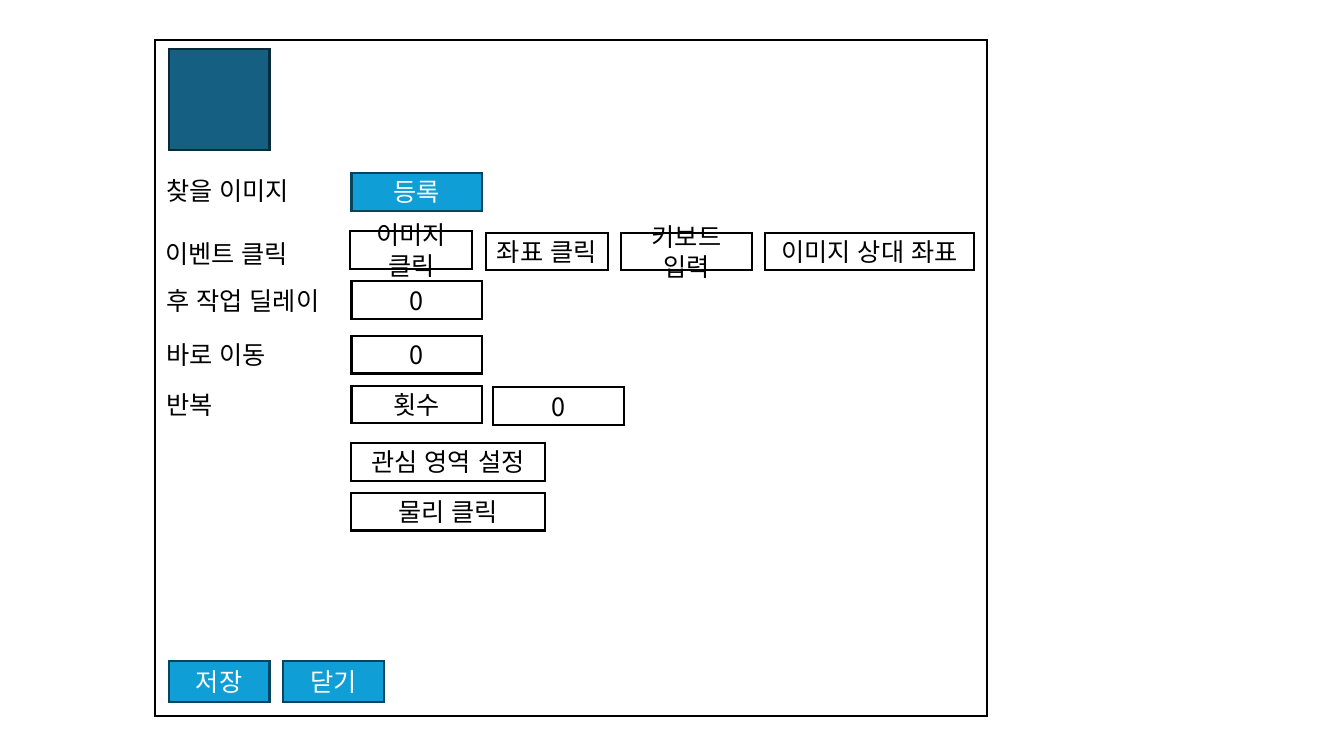
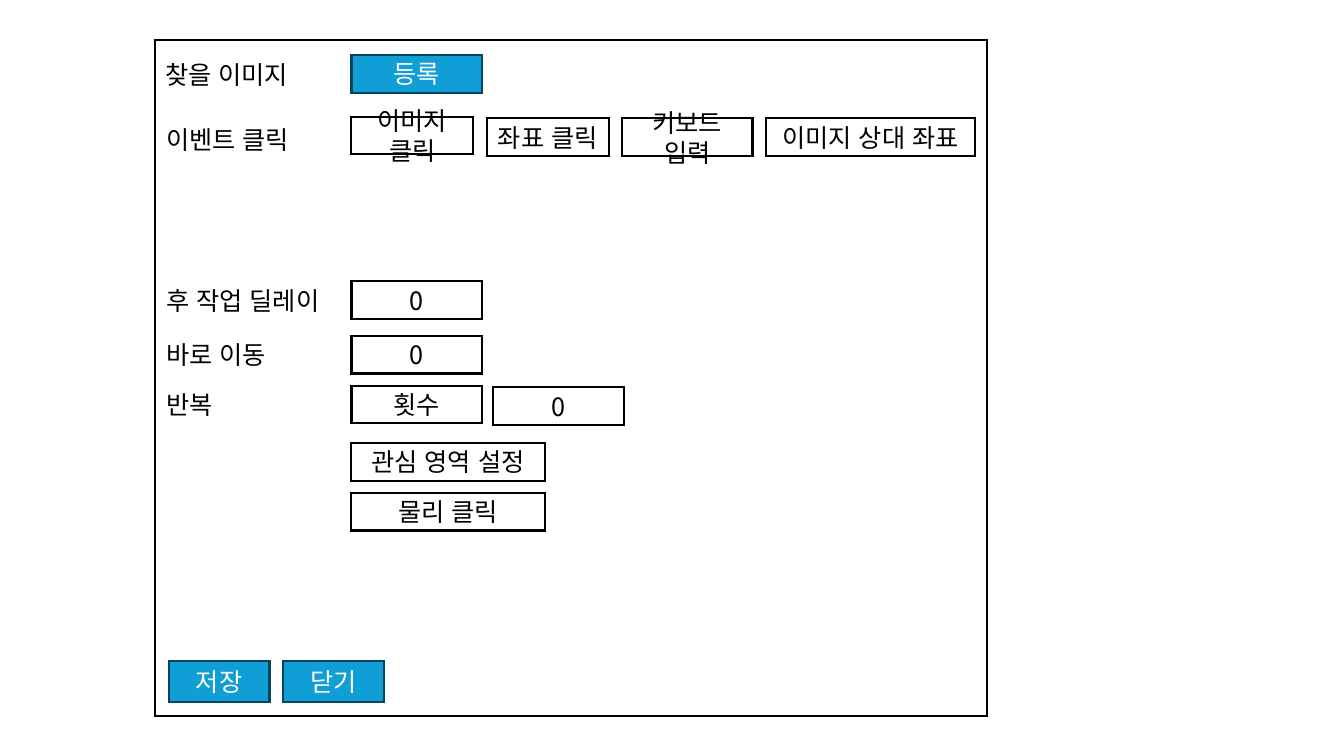
Before and after one commit to EomTaeWook/DiademMacro, a slide deck: slide 3 of Design/UI.pptx. Drawn at 1344x756 pixels with LibreOffice and Linux fonts; fonts in the diff are those of the drawing. Boxes give left, top, right and bottom in pixels: in the first picture for what was removed or moved away, otherwise in the second. Text is boxed around its words. In the diff, an @@ line names an element or a change of style, - is before the commit and + after.

```diff
--- a/Design/UI.pptx
+++ b/Design/UI.pptx
@@ 4 rectangles, 2 texts: place and size @@
-4 rectangles, 2 texts at [165, 179, 975, 271]
+4 rectangles, 2 texts at [165, 63, 976, 156]
@@ rectangle removed at [168, 49, 269, 150] @@
@@ rectangle "등록": place and size @@
-rectangle "등록" at [352, 173, 482, 212]
+rectangle "등록" at [352, 54, 482, 93]
```
Also in this commit, not shown: 5 other files.
